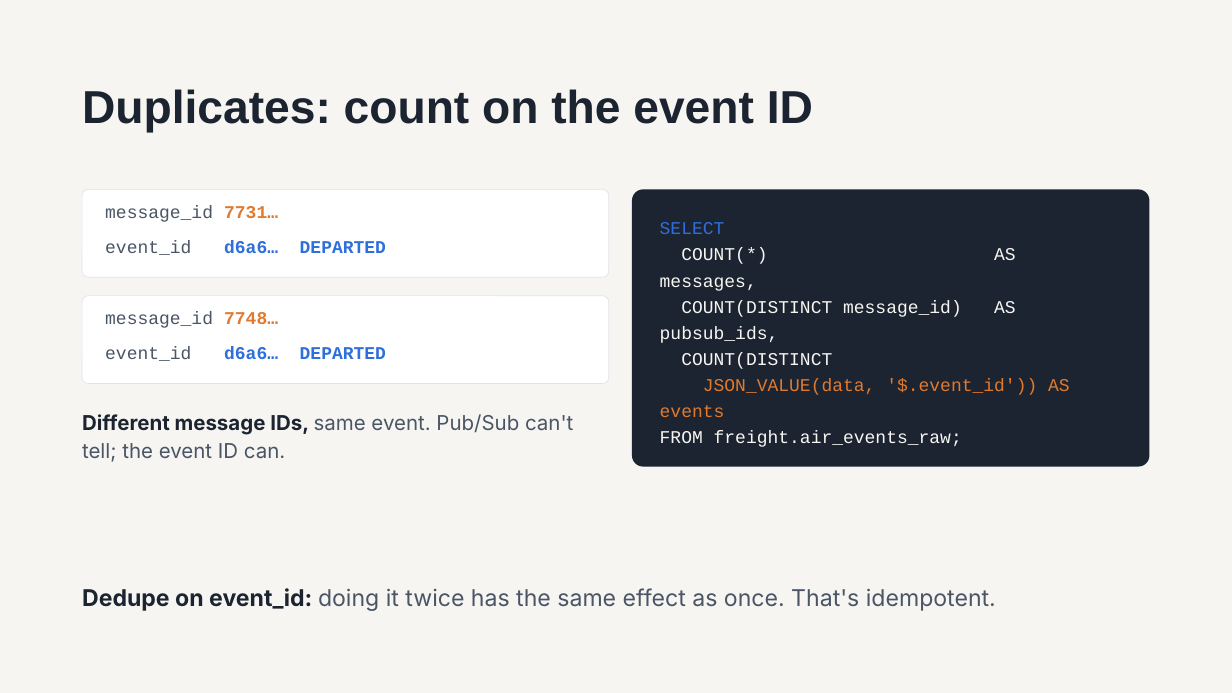
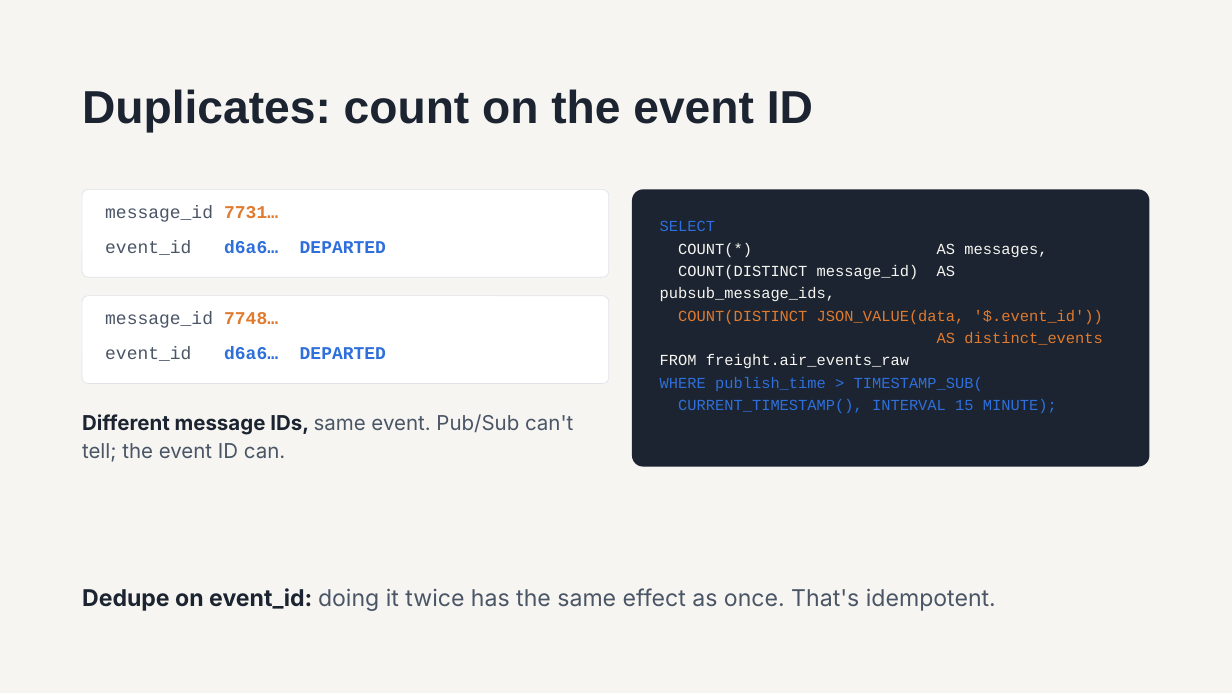
Before and after one commit to 1768SAIKUMAR/cloud-computing-srh, a slide deck: slide 14 of sessions/06-pub-sub-and-app-engine/slides/session-06-pub-sub-and-app-engine.pptx. Drawn at 1232x693 pixels with LibreOffice and Linux fonts; fonts in the diff are those of the drawing. Boxes give left, top, right and bottom in pixels: in the first picture for what was removed or moved away, otherwise in the second. Text is boxed around its words. In the diff, an @@ line names an element or a change of style, - is before the commit and + after.

```diff
--- a/sessions/06-pub-sub-and-app-engine/slides/session-06-pub-sub-and-app-engine.pptx
+++ b/sessions/06-pub-sub-and-app-engine/slides/session-06-pub-sub-and-app-engine.pptx
@@ text at [660, 220, 1047, 257]: size 14 to 12 pt in "SELECT", "COUNT(*) AS messages,"; line spacing 20.3pt to 17.4pt @@
@@ text at [660, 265, 1103, 413]: text changed; size 14 to 12 pt @@
-COUNT(DISTINCT message_id) AS pubsub_ids,
-COUNT(DISTINCT
-JSON_VALUE(data, '$.event_id')) AS events
-FROM freight.air_events_raw;
+COUNT(DISTINCT message_id) AS pubsub_message_ids,
+COUNT(DISTINCT JSON_VALUE(data, '$.event_id'))
+AS distinct_events
+FROM freight.air_events_raw
+WHERE publish_time > TIMESTAMP_SUB(
+CURRENT_TIMESTAMP(), INTERVAL 15 MINUTE);
```
